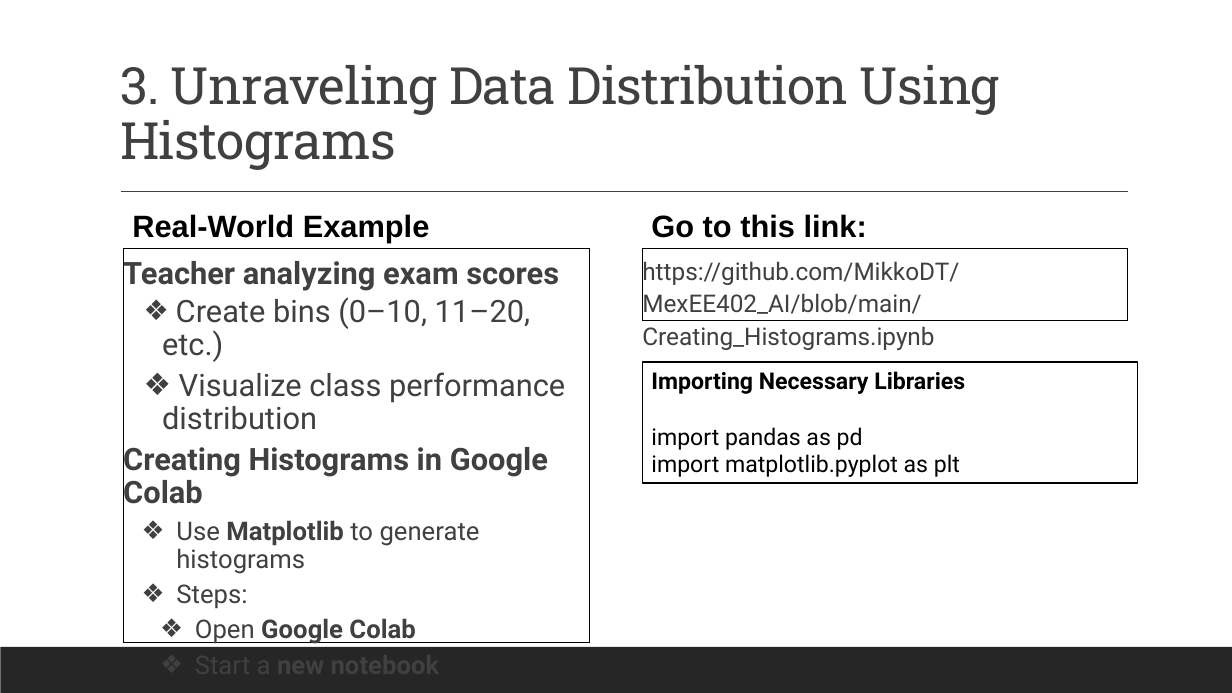
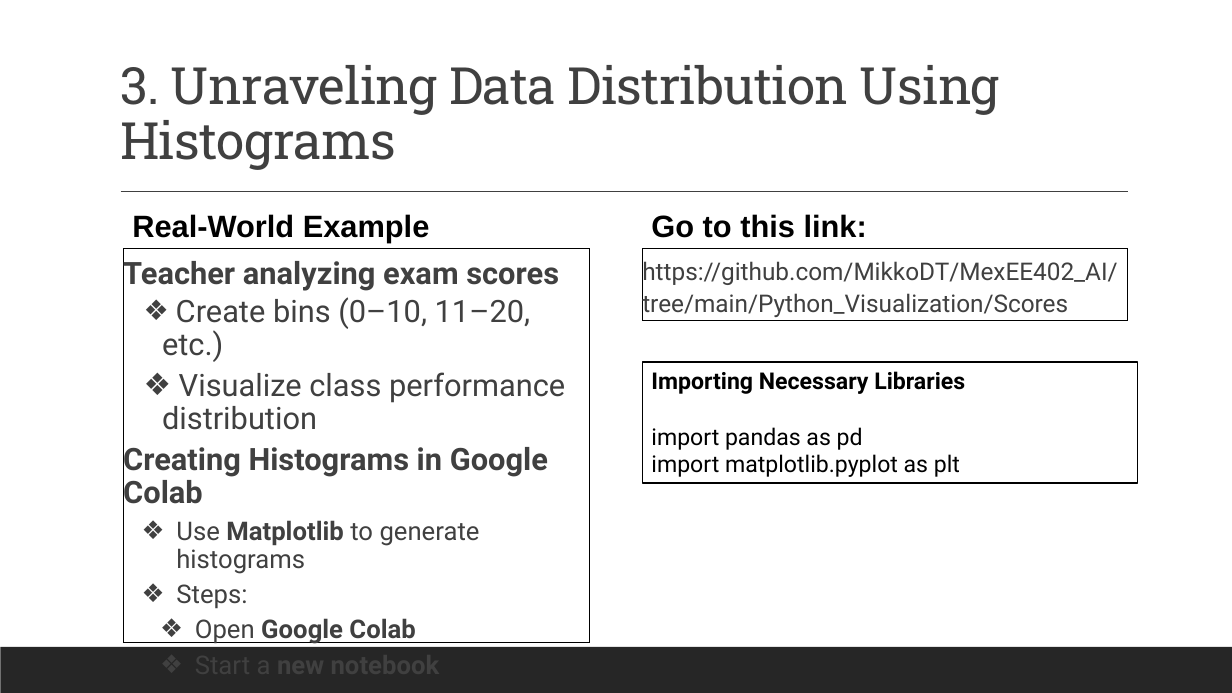
Before and after one commit to MikkoDT/MexEE402_AI, a slide deck: slide 11 of Lectures/II_Data_Visualization_with_Python.pptx. Drawn at 1232x693 pixels with LibreOffice and Linux fonts; fonts in the diff are those of the drawing. Boxes give left, top, right and bottom in pixels: in the first picture for what was removed or moved away, otherwise in the second. Text is boxed around its words. In the diff, an @@ line names an element or a change of style, - is before the commit and + after.

```diff
--- a/Lectures/II_Data_Visualization_with_Python.pptx
+++ b/Lectures/II_Data_Visualization_with_Python.pptx
@@ text in rectangle at (642,258,1117,318): text changed @@
-https://github.com/MikkoDT/MexEE402_AI/blob/main/Creating_Histograms.ipynb
+https://github.com/MikkoDT/MexEE402_AI/tree/main/Python_Visualization/Scores
```
Also in this commit, not shown: 4 other slides changed, 1 slide removed, 1 other file.
